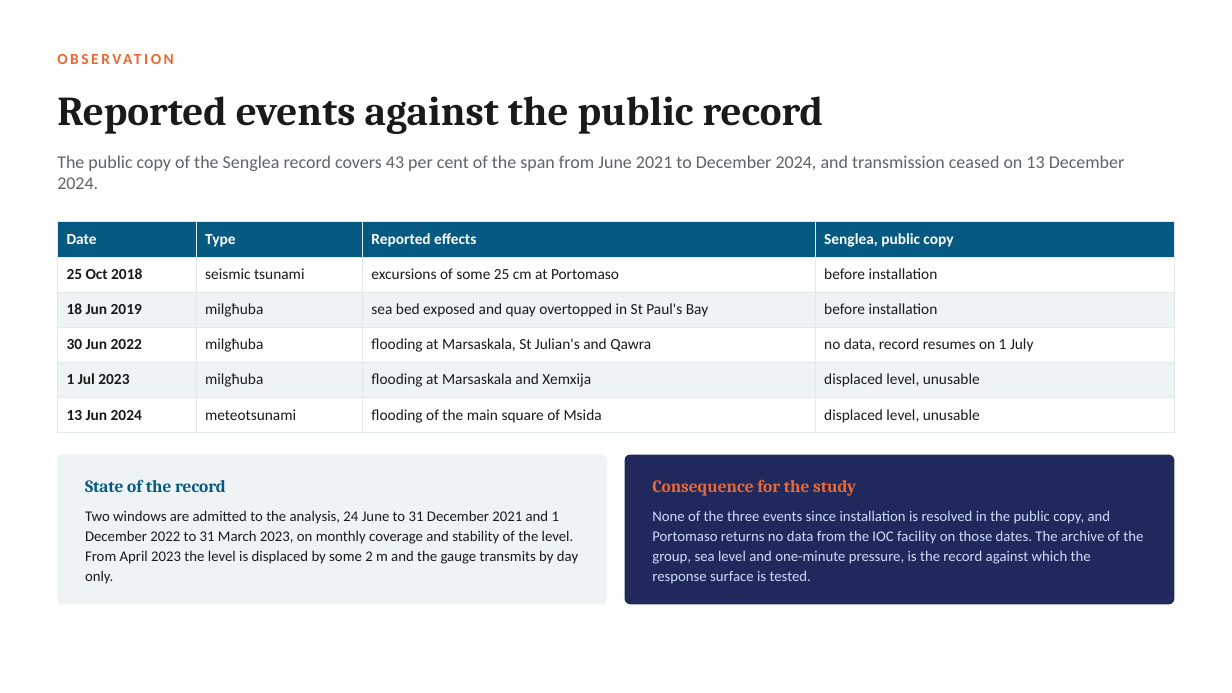
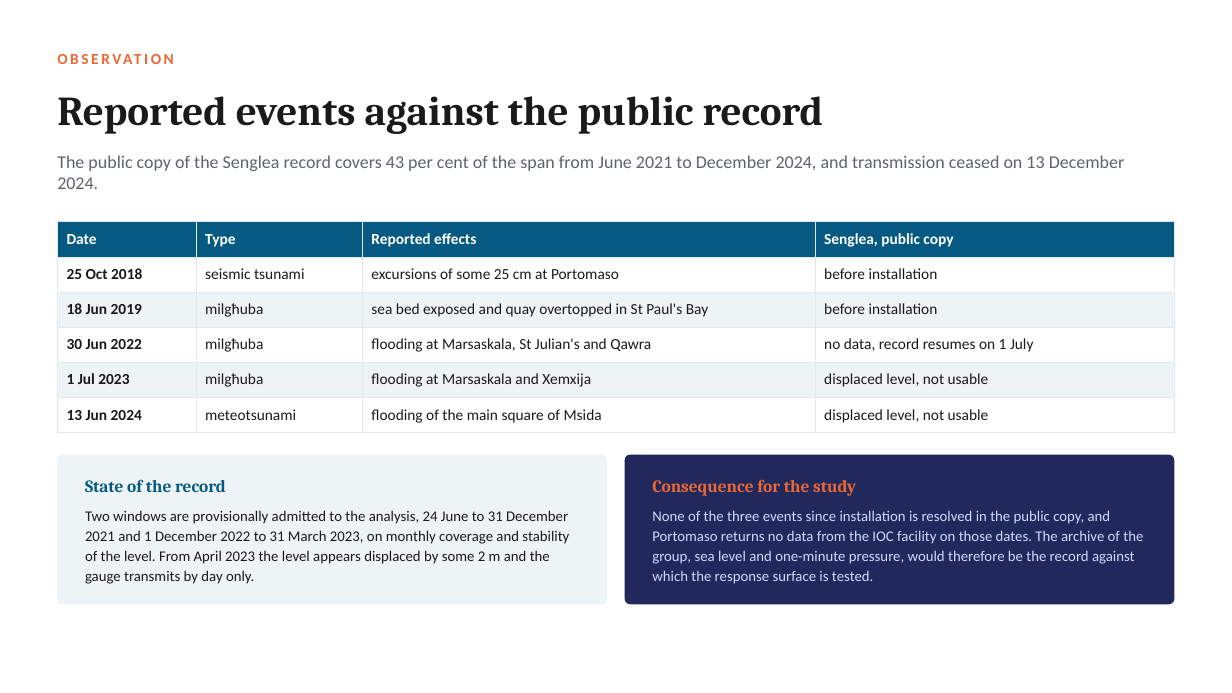
Before and after one commit to cicero-martins/MaltaDT, a slide deck: slide 8 of docs/valletta_model_concept_2026-10-08.pptx. Drawn at 1232x693 pixels with LibreOffice and Linux fonts; fonts in the diff are those of the drawing. Boxes give left, top, right and bottom in pixels: in the first picture for what was removed or moved away, otherwise in the second. Text is boxed around its words. In the diff, an @@ line names an element or a change of style, - is before the commit and + after.

Commit message:
docs(deck): state the results of the full deck as preliminary
The full deck presented one-dimensional estimates, a single-gauge
spectrum and an idealised boundary test as settled findings. The wording
now matches the short version: estimates as estimates, the domain and
the design as proposals, the readings of the Senglea spectrum as
provisional, and the boundary as a working configuration. The cover
edited in PowerPoint is carried over by copy_deck_cover.ps1.

```diff
--- a/docs/valletta_model_concept_2026-10-08.pptx
+++ b/docs/valletta_model_concept_2026-10-08.pptx
@@ table at (x1=57, y1=222, x2=1175, y2=427) @@
-row 5, column 4: displaced level, unusable
+row 5, column 4: displaced level, not usable
-row 6, column 4: displaced level, unusable
+row 6, column 4: displaced level, not usable
@@ text at (x1=85, y1=510, x2=569, y2=584): text changed @@
-Two windows are admitted to the analysis, 24 June to 31 December 2021 and 1 December 2022 to 31 March 2023, on monthly coverage and stability of the level. From April 2023 the level is displaced by some 2 m and the gauge transmits by day only.
+Two windows are provisionally admitted to the analysis, 24 June to 31 December 2021 and 1 December 2022 to 31 March 2023, on monthly coverage and stability of the level. From April 2023 the level appears displaced by some 2 m and the gauge transmits by day only.
@@ text at (x1=652, y1=510, x2=1143, y2=584): text changed @@
-None of the three events since installation is resolved in the public copy, and Portomaso returns no data from the IOC facility on those dates. The archive of the group, sea level and one-minute pressure, is the record against which the response surface is tested.
+None of the three events since installation is resolved in the public copy, and Portomaso returns no data from the IOC facility on those dates. The archive of the group, sea level and one-minute pressure, would therefore be the record against which the response surface is tested.
```
Also in this commit, not shown: 14 other slides changed, 1 other file.
